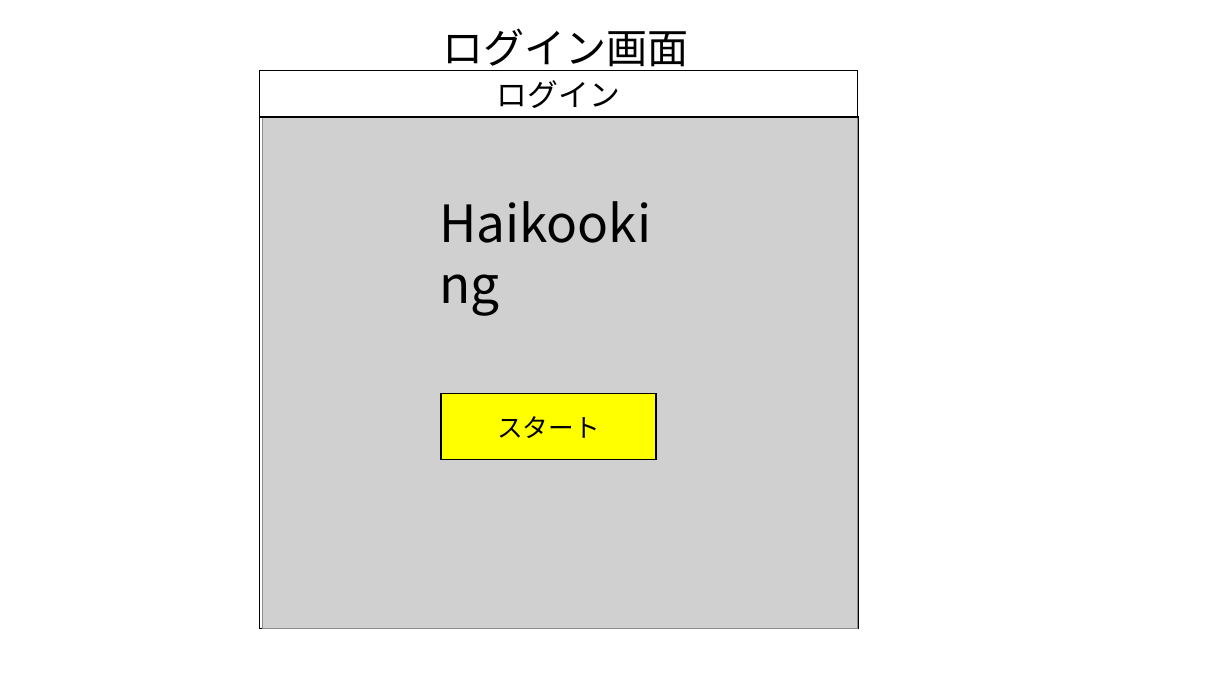
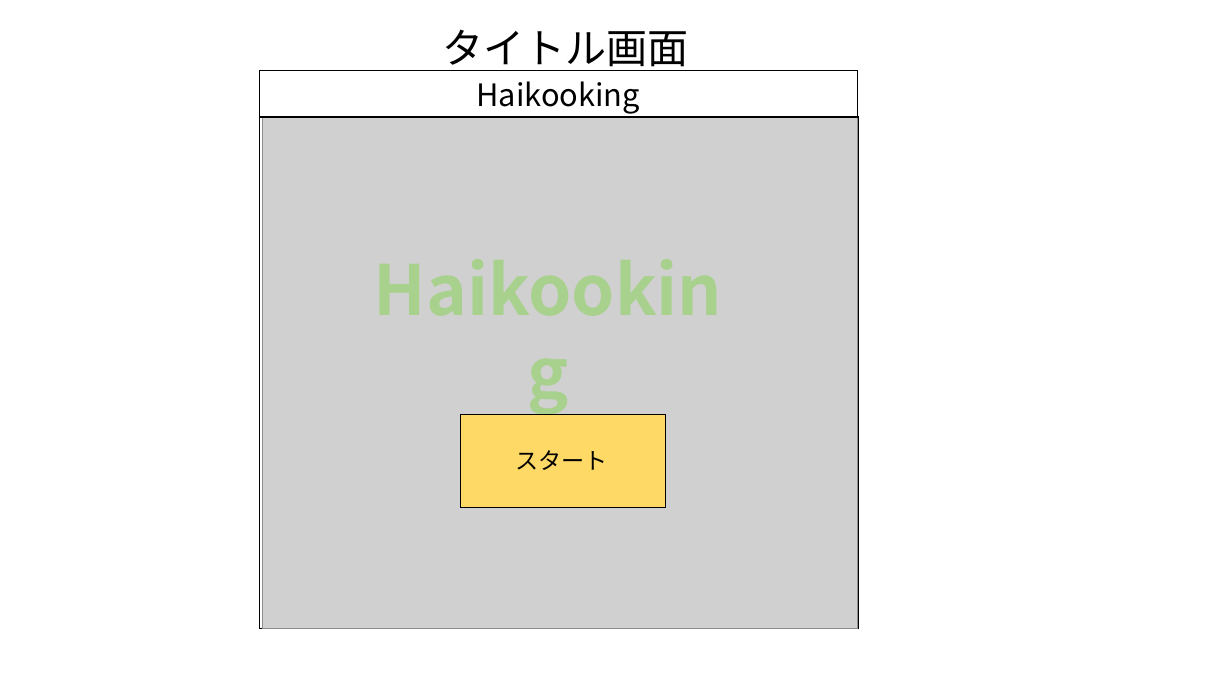
Before and after one commit to PL2GroupJ/Document, a slide deck: slide 2 of screen_design_v2.pptx. Drawn at 1232x693 pixels with LibreOffice and Linux fonts; fonts in the diff are those of the drawing; grey boxes stand for pictures. Boxes give left, top, right and bottom in pixels: in the first picture for what was removed or moved away, otherwise in the second. Text is boxed around its words. In the diff, an @@ line names an element or a change of style, - is before the commit and + after.

```diff
--- a/screen_design_v2.pptx
+++ b/screen_design_v2.pptx
@@ title at [442, 29, 688, 71]: text changed @@
-ログイン画面
+タイトル画面
@@ text in rectangle at [476, 81, 640, 114]: text changed @@
-ログイン
+Haikooking
@@ text "Haikooking": place and size @@
-text "Haikooking" at [430, 187, 685, 258]
+text "Haikooking" at [350, 241, 746, 335]
@@ text "Haikooking" at [350, 241, 746, 335]: size 40 to 54 pt, text colour #000000 to #A9D18E, letter outline none to #3A5274 1 pt, bold on; alignment left to centre @@
@@ rectangle "スタート": place and size @@
-rectangle "スタート" at [441, 394, 656, 459]
+rectangle "スタート" at [460, 414, 665, 507]
@@ rectangle "スタート" at [460, 414, 665, 507]: size 20 to 18 pt; alignment centre to left; vertical alignment middle to top; fill #FFFF00 to #FFD966; outline #000000 1 pt to #000000 0.75 pt @@
```
Also in this commit, not shown: 5 other slides changed, 1 slide added, 1 slide removed.
